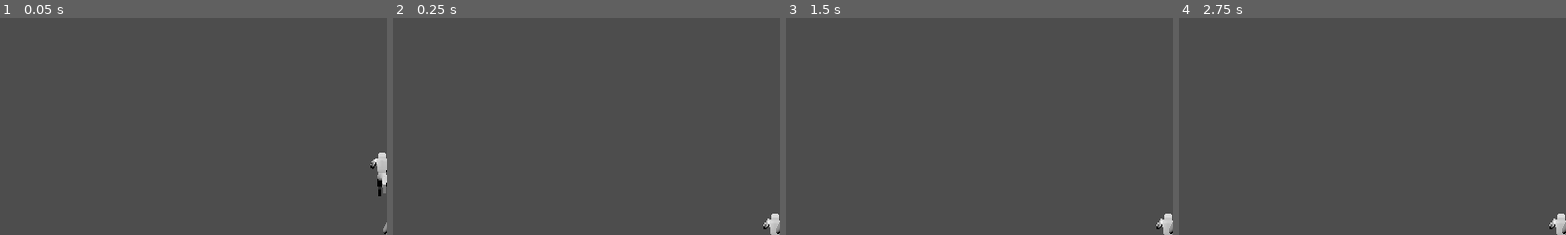
Above: before the commit, frames 1-4 (left to right).
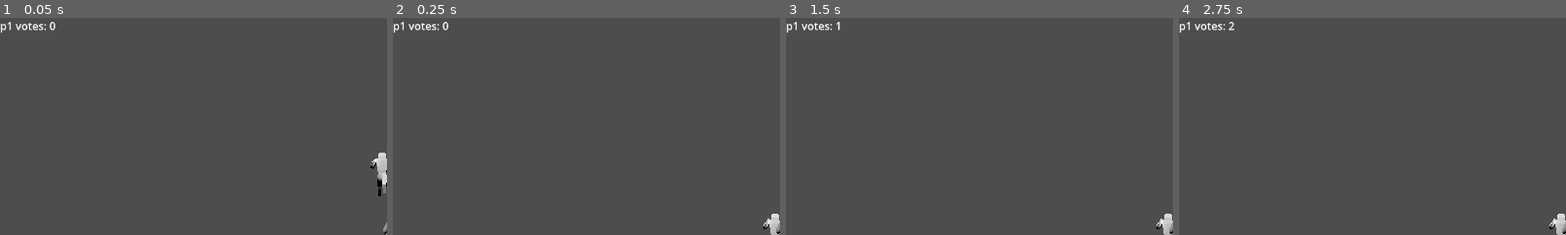
Above: after the commit, the same moments.

Repository: Dethcrvsh/mortal-democracy
Game: Godot game, scene res://scenes/test/test_goal.tscn
The game is run twice, just before and just after one commit, with the same random seed, the same clock (stepped at 60 frames per second) and the same inputs. This scene is started directly instead of the project's main scene.
Inputs:
- Up to frame 1 (0.05 s): no input
- Up to frame 2 (0.25 s): no input
- Up to frame 3 (1.5 s): tap Enter at 0.5 s; hold Up (ui_up) 0.53-1.28 s; tap Space at 1.25 s; hold Down (ui_down) from 1.28 s (still down)
- Up to frame 4 (2.75 s): tap Enter at 2 s; release Down (ui_down) at 2.03 s; hold Up (ui_up) from 2.03 s (still down)
The pictures show only the part of the screen within x 0-50%, y 0-50%; the shares and areas given below are measured in that part.

The runs differ from the first frame. In frame 1, 0.3% of the frame differs, in the area x 0-15%, y 1-7%; in frame 2, 0.3%; in frame 3, 0.3%; in frame 4, 0.3%.

Commit message:
Implement voting counter for one player.

Diff:
--- /dev/null
+++ b/scenes/Gamestate.tscn
@@ -0,0 +1,10 @@
+[gd_scene load_steps=2 format=3 uid="uid://bikj55cxc5ntv"]
+
+[ext_resource type="Script" path="res://scripts/gamestate.gd" id="1_r1tpk"]
+
+[node name="Gamestate" type="Node3D" groups=["gamestate"]]
+script = ExtResource("1_r1tpk")
+
+[node name="vote_text" type="RichTextLabel" parent="."]
+offset_right = 391.0
+offset_bottom = 335.0
--- a/scenes/Goal.tscn
+++ b/scenes/Goal.tscn
@@ -37,5 +37,3 @@
 
 [node name="TargetPosition" type="Node3D" parent="."]
 transform = Transform3D(1, 0, 0, 0, 1, 0, 0, 0, 1, 0, 1, 0)
-
-[connection signal="body_entered" from="Area3D" to="Area3D" method="_on_body_entered"]
--- a/scenes/player.tscn
+++ b/scenes/player.tscn
@@ -6,7 +6,7 @@
 [sub_resource type="ConvexPolygonShape3D" id="ConvexPolygonShape3D_5sthw"]
 points = PackedVector3Array(0.261681, 0.680906, 0.0598727, -0.288505, -0.595199, -0.0651786, -0.289798, -0.597897, 0.05 …(932 unchanged characters)…
 
-[node name="Player" type="CharacterBody3D"]
+[node name="Player" type="CharacterBody3D" groups=["players"]]
 axis_lock_linear_z = true
 axis_lock_angular_z = true
 script = ExtResource("1_i58mw")
--- a/scenes/test/test_goal.tscn
+++ b/scenes/test/test_goal.tscn
@@ -1,11 +1,14 @@
-[gd_scene load_steps=5 format=3 uid="uid://bfswwy6rfvdd1"]
+[gd_scene load_steps=7 format=3 uid="uid://bfswwy6rfvdd1"]
 
 [ext_resource type="PackedScene" uid="uid://bkoeeqyhqgy0l" path="res://scenes/Platform2.tscn" id="1_w1w0v"]
+[ext_resource type="Script" path="res://scripts/main.gd" id="1_x2j8e"]
 [ext_resource type="PackedScene" uid="uid://da4bmar1xqjac" path="res://scenes/Platform1.tscn" id="2_2e1ef"]
 [ext_resource type="PackedScene" uid="uid://gjj2shypyqs" path="res://scenes/Goal.tscn" id="3_js2xt"]
 [ext_resource type="PackedScene" uid="uid://b7p316tpqry1e" path="res://scenes/player.tscn" id="4_uouc1"]
+[ext_resource type="PackedScene" uid="uid://bikj55cxc5ntv" path="res://scenes/Gamestate.tscn" id="6_qg5do"]
 
 [node name="test_goal" type="Node3D"]
+script = ExtResource("1_x2j8e")
 
 [node name="Camera3D" type="Camera3D" parent="."]
 transform = Transform3D(1, 0, 0, 0, 1, 0, 0, 0, 1, 12, 7, 10)
@@ -49,3 +52,5 @@
 
 [node name="Player" parent="." instance=ExtResource("4_uouc1")]
 transform = Transform3D(1, 0, 0, 0, 1, 0, 0, 0, 1, 11.8098, 9.28961, 0)
+
+[node name="Gamestate" parent="." instance=ExtResource("6_qg5do")]
--- /dev/null
+++ b/scripts/gamestate.gd
@@ -0,0 +1,19 @@
+extends Node3D
+
+
+var votes = {"p1": 0}
+var text = null
+
+func _ready():
+	text = get_node("vote_text")
+
+func _process(delta):
+	print_debug(votes)
+
+	if text == null:
+		return
+
+	var s = ""
+	for player in votes:
+		s += "%s votes: %d \n" % [player, int(votes[player])]
+	text.text = s
--- a/scripts/goal.gd
+++ b/scripts/goal.gd
@@ -1,19 +1,29 @@
 extends Node3D
+
+var gamestate = null
+var players_in_zone = []
+const vote_rate = 1.0
 
 
 # Called when the node enters the scene tree for the first time.
 func _ready():
 	var area3d = get_node("Area3D")
 	area3d.body_entered.connect(_on_body_entered)
-	pass # Replace with function body.
-
+	area3d.body_exited.connect(_on_body_exited)
+	print_debug(get_tree().get_nodes_in_group("players"))
+	gamestate = get_tree().get_first_node_in_group("gamestate")
 
 # Called every frame. 'delta' is the elapsed time since the previous frame.
 func _process(delta):
-	pass
+	if len(players_in_zone) == 1:
+		gamestate.votes[players_in_zone[0]] += delta * vote_rate
 
+func _on_body_entered(body: Node3D):
 
-func _on_body_entered(body):
-	print_debug("a new body entered:")
-	print_debug(body)
-	pass # Replace with function body.
+	if body.is_in_group("players"):
+		players_in_zone.append(body.player)
+		print_debug("player %s at podium" % body.player)
+
+func _on_body_exited(body: Node3D):
+	if body.is_in_group("players"):
+		players_in_zone.erase(body.player)
--- /dev/null
+++ b/scripts/main.gd
@@ -0,0 +1,13 @@
+extends Node
+
+var player_handler = null
+var gamestate = null
+
+# Called when the node enters the scene tree for the first time.
+func _ready():
+	#player_handler = get_node("PlayerHandler")
+	gamestate = get_node("Gamestate")
+
+# Called every frame. 'delta' is the elapsed time since the previous frame.
+func _process(delta):
+	pass
--- a/scripts/player.gd
+++ b/scripts/player.gd
@@ -4,6 +4,7 @@
 const SPEED = 10
 const JUMP_VELOCITY = 25
 const PLAYER_CONST = "p1"
+var player = "p1"
 
 # Get the gravity from the project settings to be synced with RigidBody nodes.
 var gravity = ProjectSettings.get_setting("physics/3d/default_gravity")
